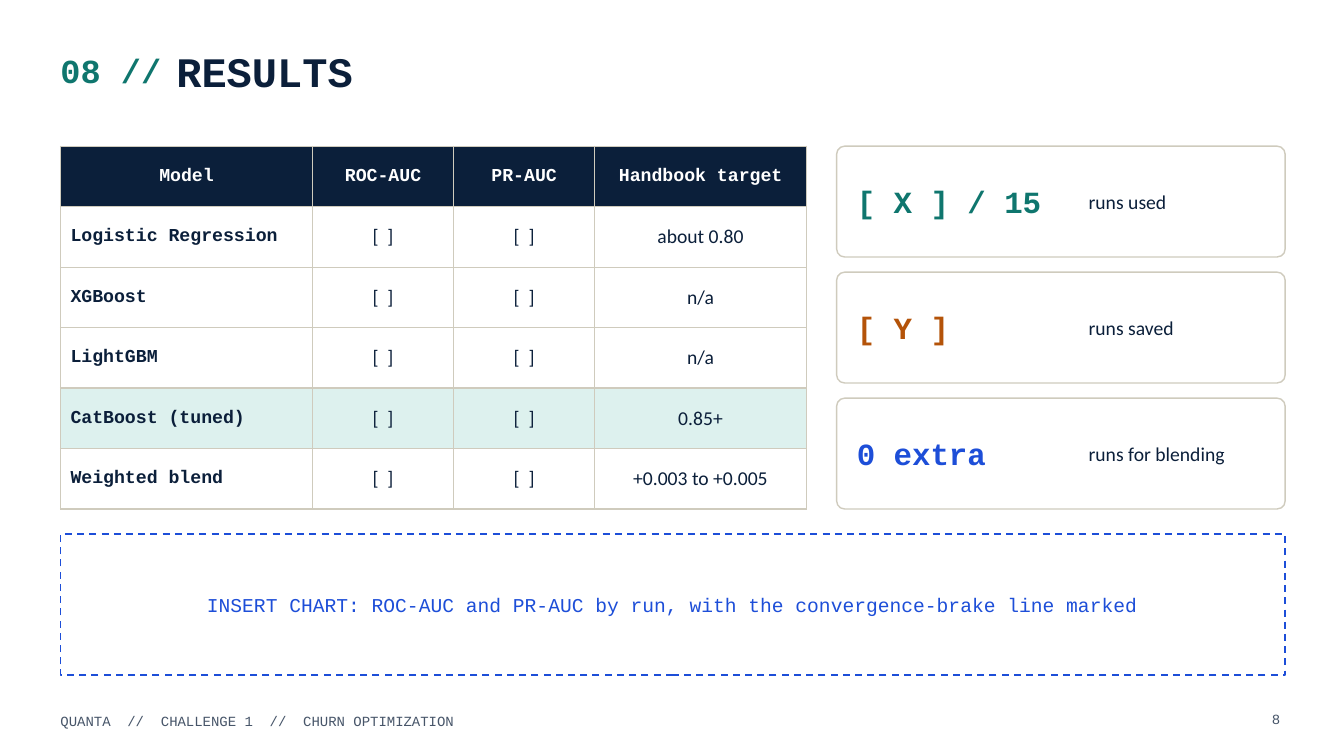
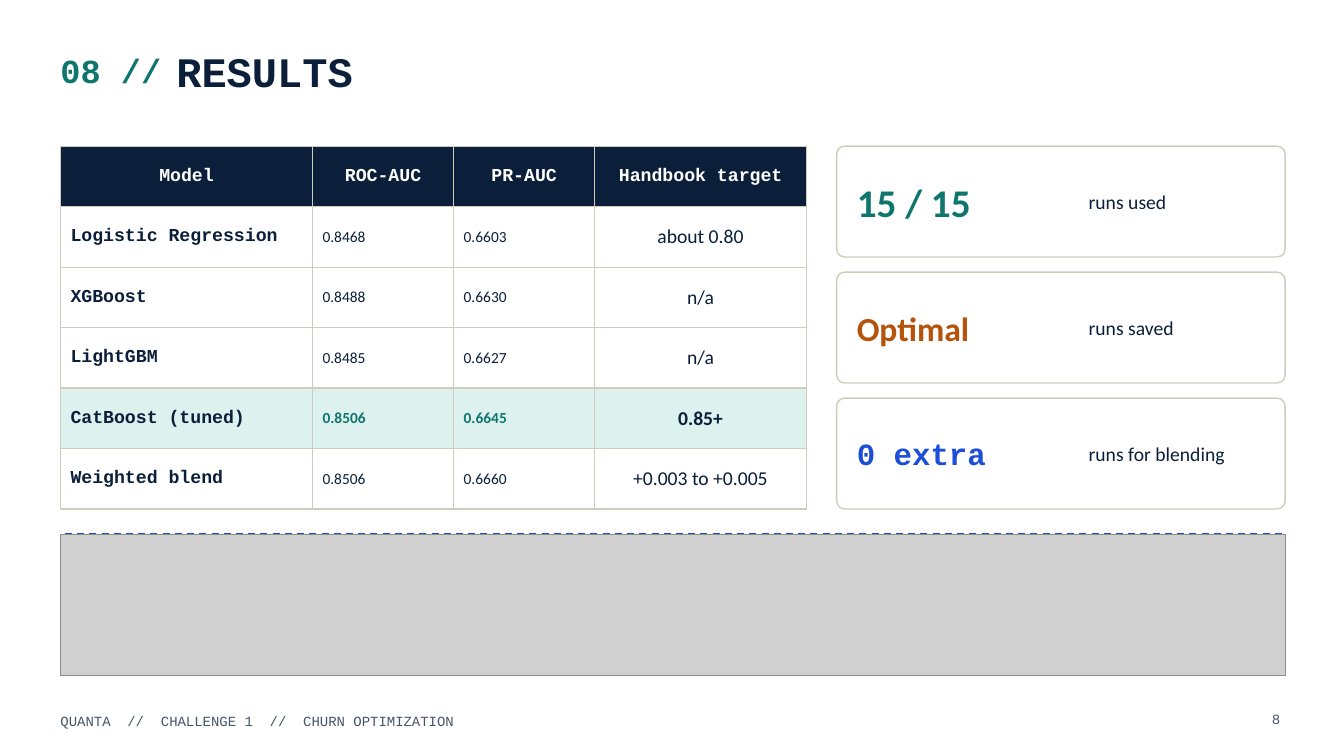
Before and after one commit to uday0214/IOTAxEngimaHackathon, a slide deck: slide 8 of ppt/QUANTA_PPT.pptx. Drawn at 1344x756 pixels with LibreOffice and Linux fonts; fonts in the diff are those of the drawing; grey boxes stand for pictures; background and template pictures are left out. Boxes give left, top, right and bottom in pixels: in the first picture for what was removed or moved away, otherwise in the second. Text is boxed around its words. In the diff, an @@ line names an element or a change of style, - is before the commit and + after.

Commit message:
docs(ppt): populate QUANTA presentation template with multi-model tournament results and trajectory charts

```diff
--- a/ppt/QUANTA_PPT.pptx
+++ b/ppt/QUANTA_PPT.pptx
@@ table at [60,146,807,509] @@
-row 2, column 2: [ ]
+row 2, column 2: 0.8468
-row 2, column 3: [ ]
+row 2, column 3: 0.6603
-row 3, column 2: [ ]
+row 3, column 2: 0.8488
-row 3, column 3: [ ]
+row 3, column 3: 0.6630
-row 4, column 2: [ ]
+row 4, column 2: 0.8485
-row 4, column 3: [ ]
+row 4, column 3: 0.6627
-row 5, column 2: [ ]
+row 5, column 2: 0.8506
-row 5, column 3: [ ]
+row 5, column 3: 0.6645
-row 6, column 2: [ ]
+row 6, column 2: 0.8506
-row 6, column 3: [ ]
+row 6, column 3: 0.6660
@@ bold on in "0.85+" @@
@@ text at [857,191,971,218]: text changed; size 22 to 28 pt; font Courier New to Calibri @@
-[ X ] / 15
+15 / 15
@@ text at [857,317,969,347]: text changed; size 22 to 24 pt; font Courier New to Calibri @@
-[ Y ]
+Optimal
@@ picture added at [60,534,1286,676] @@
@@ text removed at [207,598,1137,616] @@
-INSERT CHART: ROC-AUC and PR-AUC by run, with the convergence-brake line marked
```
Also in this commit, not shown: 2 other slides changed, 3 other files.
